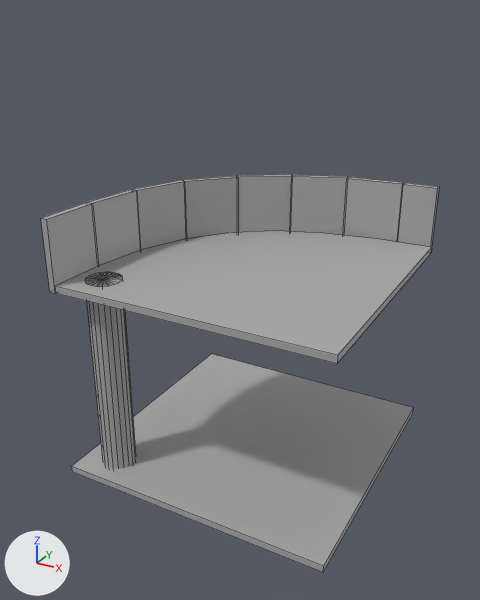
Renders of the FBX model UnityProjects/House of Healing/Assets/_Project/Art/Models/structure_walkwaycurved.fbx from each side of a commit.
Rendered twice from a 50 mm camera at (6.05, -5.84, 6.3) aimed at (1.91, 1.7, 2.53). The lights are fixed; the arrows at lower left show +X, +Y and +Z. The picture after the commit comes second. Mesh edges are drawn as thin lines. Where no turn or scale is listed for an object, it has been applied to the vertices.

The first picture shows 'walkwaycurved_floor', 'walkwaycurved_pillar', 'walkwaycurved_platform', 'walkwaycurved_railing'.
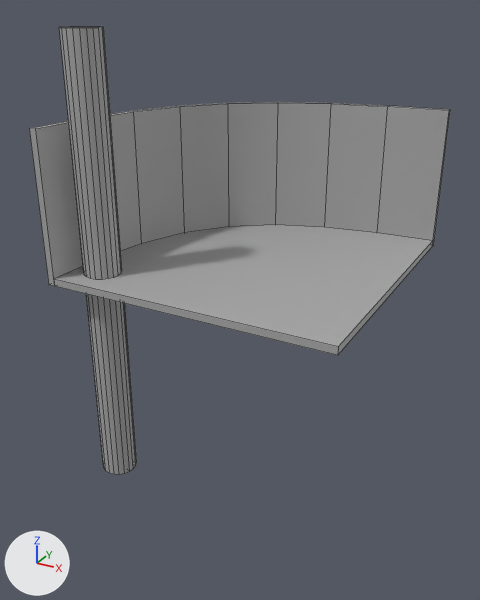
Where the newer file only moved an object's origin or applied its transform, the numbers keep the older frame.

Boxes [x1, y1, x2, y2] around the edits, measured in the pictures (480 x 600 px):
'walkwaycurved_railing', reshaped (54% taller)
    before: [41, 174, 439, 293]
    after: [29, 102, 450, 286]
'walkwaycurved_floor', deleted
    before: [71, 354, 414, 572]
'walkwaycurved_platform', moved
    before: [55, 231, 432, 364]
    after: [54, 225, 433, 355]
'walkwaycurved_pillarhigh', added
    after: [59, 27, 122, 279]
part 2 of me_mesh_003, deleted
    before: [343, 177, 404, 242]
part 3 of me_mesh_003, deleted
    before: [290, 175, 347, 235]
part 4 of me_mesh_003, deleted
    before: [398, 183, 439, 247]
part 5 of me_mesh_003, deleted
    before: [183, 176, 238, 239]
part 6 of me_mesh_003, built on
    before: [41, 180, 186, 293]
    after: [29, 102, 450, 286]

The change, as a diff of the scene's bpy script:
```diff
--- a/UnityProjects/House of Healing/Assets/_Project/Art/Models/structure_walkwaycurved.fbx.py
+++ b/UnityProjects/House of Healing/Assets/_Project/Art/Models/structure_walkwaycurved.fbx.py
@@ me_mesh_003 @@
 # used by ob_walkwaycurved_railing; location = (0.0, 0.0, 0.0)
-me_mesh_003.from_pydata(...)  # 64 vertices, 48 faces; spans x 0.0..3.97, y 0.0..4.01, z 2.9..3.9
+me_mesh_003.from_pydata(...)  # 36 vertices, 34 faces; spans x 0.0..4.0, y 0.0..4.0, z 3.0..5.0
+# me_mesh_003 part 2: the loose piece of 8 vertices spanning x 2.59..3.45, y 3.86..4.01, z 2.9..3.9 is deleted
+# me_mesh_003 part 3: the loose piece of 8 vertices spanning x 1.76..2.6, y 3.57..3.98, z 2.9..3.9 is deleted
+# me_mesh_003 part 4: the loose piece of 8 vertices spanning x 3.47..3.97, y 3.91..4.01, z 2.9..3.9 is deleted
+# me_mesh_003 part 5: the loose piece of 8 vertices spanning x 0.44..1.09, y 2.49..3.19, z 2.9..3.9 is deleted
+# me_mesh_003 part 6
+# 24 vertices are removed from x 0.0..0.52, y 0.0..2.53, z 2.9..3.9
+# 18 faces are deleted
+# 18 vertices are added at x 0.0..4.0, y 0.0..4.0, z 3.0
+# 18 new vertices lie (0.0, 0.0, 2.0) away from vertices in x 0.0..4.0, y 0.0..4.0, z 3.0
+# 34 new faces join them
+# other edits to the shape of me_mesh_003 do not show in these pictures
 me_mesh_003.materials.append(mat_standardsurface1)
@@ me_mesh @@
 # used by ob_walkwaycurved_platform; location = (0.0, 0.0, 0.0)
-me_mesh.from_pydata(...)  # 20 vertices, 12 faces; spans x 0.1..4.0, y 0.0..3.9, z 2.9..3.0
+me_mesh.from_pydata(...)  # 20 vertices, 12 faces; spans x 0.1..4.0, y 0.0..3.9, z 3.0..3.1
+# me_mesh part 1: the whole mesh is moved by (0.0, 0.0, 0.1)
 me_mesh.materials.append(mat_standardsurface1)
@@ me_mesh_002_1 @@
+me_mesh_002_1.from_pydata(...)  # 42 vertices, 60 faces; spans x 0.25..0.75, y 0.25..0.75, z 3.1..6.1
+me_mesh_002_1.materials.append(mat_standardsurface1)  # grey #aaaaaa
@@ ob_walkwaycurved_floor @@
-ob_walkwaycurved_floor = bpy.data.objects.new('walkwaycurved_floor', me_mesh_002)
-ob_walkwaycurved_floor.location = (0.0, 0.0, 0.0)
@@ ob_walkwaycurved_pillarhigh @@
+ob_walkwaycurved_pillarhigh = bpy.data.objects.new('walkwaycurved_pillarhigh', me_mesh_002_1)
+ob_walkwaycurved_pillarhigh.location = (0.0, 0.0, 0.0)
```
